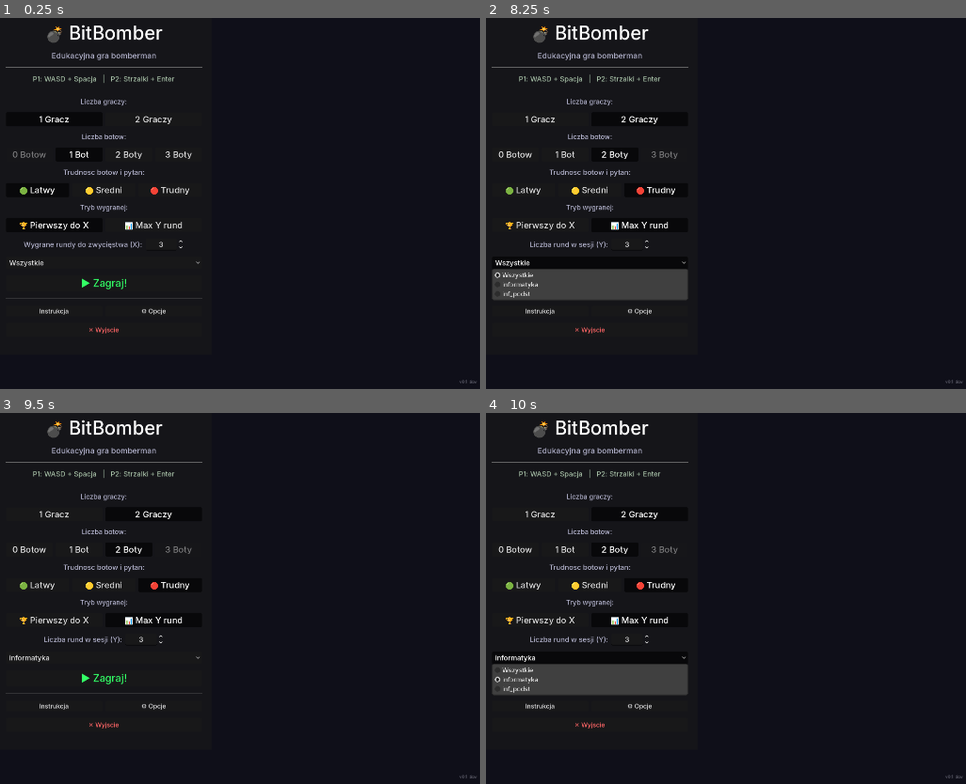
Above: before the commit, frames 1-4 (two rows, left to right).
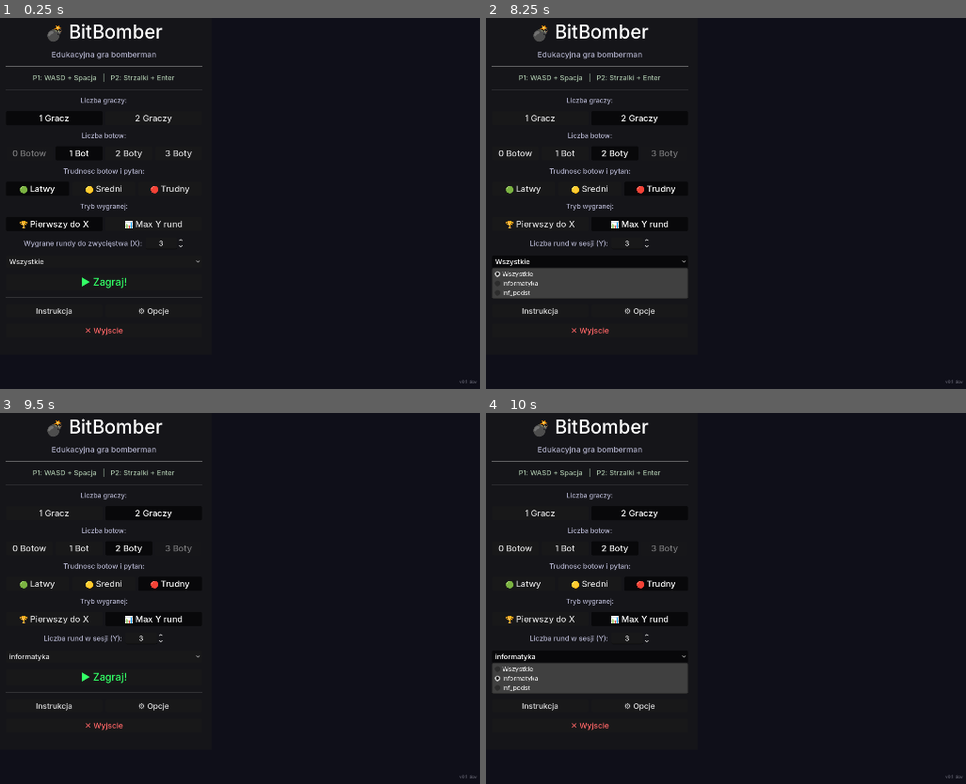
Above: after the commit, the same moments.

Repository: DaVideX12324/BitBomber
Game: Godot game, scene res://scenes/game.tscn
Two runs of this game, one before a commit and one after it. Both use one fixed random seed, a clock stepped at 60 frames per second and the inputs below.
Inputs:
- Up to frame 1 (0.25 s): no input
- Up to frame 2 (8.25 s): click "1 Gracz" at 0.5 s; click "2 Graczy" at 1.25 s; click "0 Botow" at 2 s; click "1 Bot" at 2.75 s; click "2 Boty" at 3.5 s; click "🟢 Latwy" at 4.25 s; click "🟡 Sredni" at 5 s; click "🔴 Trudny" at 5.75 s; click "🏆 Pierwszy do X" at 6.5 s; click "📊 Max Y rund" at 7.25 s; click "Wszystkie" at 8 s
- Up to frame 3 (9.5 s): click "▶ Zagraj!" at 8.75 s
- Up to frame 4 (10 s): click "informatyka" at 9.5 s

The runs differ from the first frame. In frame 1, 3.1% of the frame differs, in the area x 1-43%, y 1-86%; in frame 2, 3.0%; in frame 3, 3.0%; in frame 4, 3.0%.

Commit message:
Revert "feat(ui): full UIScaleManager integration in main_menu"
This reverts commit 0e50ae8275588308c12ef8c79dd944fe40ad4384.

Diff:
--- a/scripts/main_menu.gd
+++ b/scripts/main_menu.gd
@@ -29,9 +29,6 @@
 @onready var _diff_hbox      : HBoxContainer  = $"Center/Panel/VBox/HBoxDiff"
 @onready var _quiz_opt       : OptionButton   = $"Center/Panel/VBox/QuizOpt"
 @onready var _start_btn      : Button         = $"Center/Panel/VBox/BtnStart"
-@onready var _btn_quit       : Button         = $"Center/Panel/VBox/BtnQuit"
-@onready var _btn_help       : Button         = $"Center/Panel/VBox/HBoxMeta/BtnHelp"
-@onready var _btn_options    : Button         = $"Center/Panel/VBox/HBoxMeta/BtnOptions"
 @onready var _options_menu                    = $OptionsMenu
 
 var _sel_players : int = 1
@@ -39,10 +36,7 @@
 var _sel_diff    : int = 0
 var _sel_win     : int = 0
 
-var _help_overlay  : ColorRect
-var _help_title    : Label
-var _help_content  : RichTextLabel
-var _help_close    : Button
+var _help_overlay : ColorRect
 
 
 func _ready() -> void:
@@ -59,9 +53,10 @@
 		var idx := i
 		_win_btns[i].pressed.connect(func(): _set_win(idx))
 	_rounds_spin.value_changed.connect(_on_rounds_changed)
-	_btn_quit.pressed.connect(get_tree().quit)
-	_btn_help.pressed.connect(_show_help)
-	_btn_options.pressed.connect(func(): _options_menu.open())
+	_rounds_spin.get_line_edit().add_theme_font_size_override("font_size", 18)
+	$"Center/Panel/VBox/BtnQuit".pressed.connect(get_tree().quit)
+	$"Center/Panel/VBox/HBoxMeta/BtnHelp".pressed.connect(_show_help)
+	$"Center/Panel/VBox/HBoxMeta/BtnOptions".pressed.connect(func(): _options_menu.open())
 	var quizzes = QuizManager.get_quiz_ids()
 	_quiz_opt.add_item("Wszystkie")
 	for q in quizzes:
@@ -78,34 +73,15 @@
 	UIScaleManager.scale_changed.connect(_on_scale_changed)
 	_on_scale_changed(UIScaleManager.scale_factor)
 
-
 func _on_scale_changed(_s: float) -> void:
 	var fs_btn   := UIScaleManager.px(22)
 	var fs_label := UIScaleManager.px(18)
-	var fs_meta  := UIScaleManager.px(16)
-	# Przyciski wyboru (gracze / boty / trudność / wygrana)
-	for btn: Button in _players_btns + _bots_btns + _diff_btns + _win_btns:
+	for btn in _players_btns + _bots_btns + _diff_btns + _win_btns:
 		btn.add_theme_font_size_override("font_size", fs_btn)
-	# Przyciski główne
 	_start_btn.add_theme_font_size_override("font_size", UIScaleManager.px(26))
-	_btn_quit.add_theme_font_size_override("font_size", fs_meta)
-	_btn_help.add_theme_font_size_override("font_size", fs_meta)
-	_btn_options.add_theme_font_size_override("font_size", fs_meta)
-	# Labele
 	_rounds_label.add_theme_font_size_override("font_size", fs_label)
 	_diff_label.add_theme_font_size_override("font_size", fs_label)
-	# SpinBox
 	_rounds_spin.get_line_edit().add_theme_font_size_override("font_size", fs_label)
-	# OptionButton (quiz)
-	_quiz_opt.add_theme_font_size_override("font_size", fs_label)
-	# Overlay pomocy (jeśli już zbudowany)
-	if _help_title:
-		_help_title.add_theme_font_size_override("font_size", UIScaleManager.px(22))
-	if _help_content:
-		_help_content.add_theme_font_size_override("normal_font_size", UIScaleManager.px(15))
-	if _help_close:
-		_help_close.add_theme_font_size_override("font_size", fs_meta)
-
 
 # ---------------------------------------------------------------------------
 
@@ -179,7 +155,7 @@
 
 
 # ---------------------------------------------------------------------------
-# Instrukcja (budowana dynamicznie)
+# Instrukcja
 # ---------------------------------------------------------------------------
 
 func _build_help_overlay() -> void:
@@ -189,7 +165,6 @@
 	_help_overlay.mouse_filter = Control.MOUSE_FILTER_STOP
 	_help_overlay.visible = false
 	add_child(_help_overlay)
-
 	var panel := PanelContainer.new()
 	panel.set_anchors_preset(Control.PRESET_CENTER)
 	panel.custom_minimum_size = Vector2(640, 500)
@@ -198,31 +173,28 @@
 	panel.offset_right  =  320
 	panel.offset_bottom =  250
 	_help_overlay.add_child(panel)
-
 	var margin := MarginContainer.new()
 	for side in ["left", "right", "top", "bottom"]:
 		margin.add_theme_constant_override("margin_" + side, 16)
 	panel.add_child(margin)
-
 	var vbox := VBoxContainer.new()
 	vbox.add_theme_constant_override("separation", 12)
 	margin.add_child(vbox)
-
-	_help_title = Label.new()
-	_help_title.text = "\U0001F4A3  Jak gra\u0107 w BitBomber?"
-	_help_title.horizontal_alignment = HORIZONTAL_ALIGNMENT_CENTER
-	vbox.add_child(_help_title)
+	var title := Label.new()
+	title.text = "💣  Jak grać w BitBomber?"
+	title.add_theme_font_size_override("font_size", 22)
+	title.horizontal_alignment = HORIZONTAL_ALIGNMENT_CENTER
+	vbox.add_child(title)
 	vbox.add_child(HSeparator.new())
-
 	var scroll := ScrollContainer.new()
 	scroll.size_flags_vertical = Control.SIZE_EXPAND_FILL
 	vbox.add_child(scroll)
-
-	_help_content = RichTextLabel.new()
-	_help_content.bbcode_enabled = true
-	_help_content.fit_content = true
-	_help_content.size_flags_horizontal = Control.SIZE_EXPAND_FILL
-	_help_content.text = """[b]Cel gry[/b]
+	var content := RichTextLabel.new()
+	content.bbcode_enabled = true
+	content.fit_content = true
+	content.size_flags_horizontal = Control.SIZE_EXPAND_FILL
+	content.add_theme_font_size_override("normal_font_size", 15)
+	content.text = """[b]Cel gry[/b]
 Wyeliminuj przeciwnik\u00f3w za pomoc\u0105 bomb! Ostatni \u017cywy gracz (lub ten z najwi\u0119ksz\u0105 liczb\u0105 wygranych rund) zdobywa zwyci\u0119stwo.
 
 [b]Sterowanie \u2014 Gracz 1[/b]
@@ -250,13 +222,12 @@
   [b]\u0141atwy[/b]   bot reaguje wolno, proste pytania
   [b]\u015arednii[/b]   wywa\u017cony balans
   [b]Trudny[/b]   bot agresywny, trudniejsze pytania"""
-	scroll.add_child(_help_content)
-
+	scroll.add_child(content)
 	vbox.add_child(HSeparator.new())
-	_help_close = Button.new()
-	_help_close.text = "Zamknij  [ESC]"
-	_help_close.pressed.connect(_hide_help)
-	vbox.add_child(_help_close)
+	var btn_close := Button.new()
+	btn_close.text = "Zamknij  [ESC]"
+	btn_close.pressed.connect(_hide_help)
+	vbox.add_child(btn_close)
 
 
 func _input(event: InputEvent) -> void:
